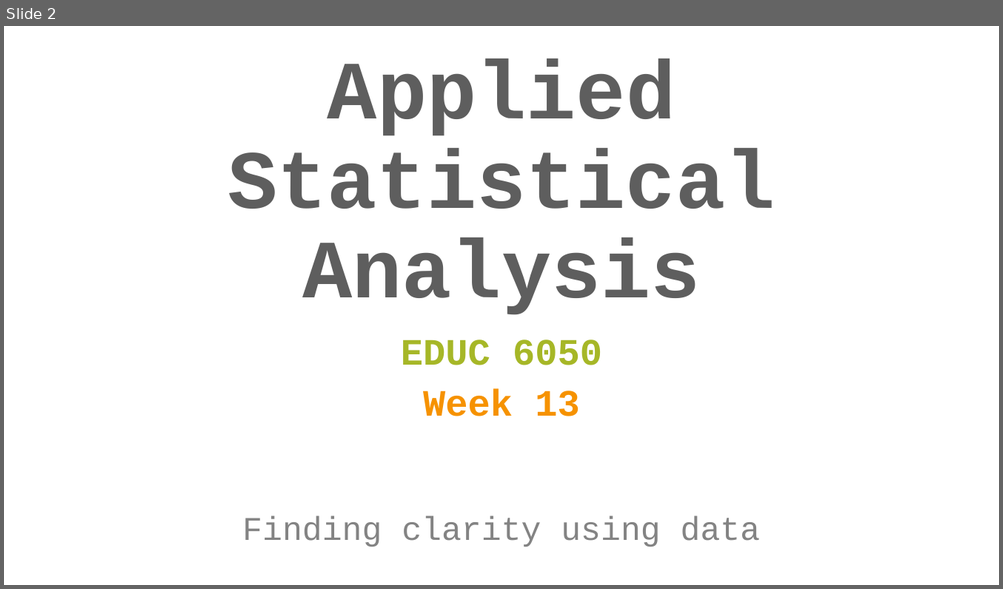
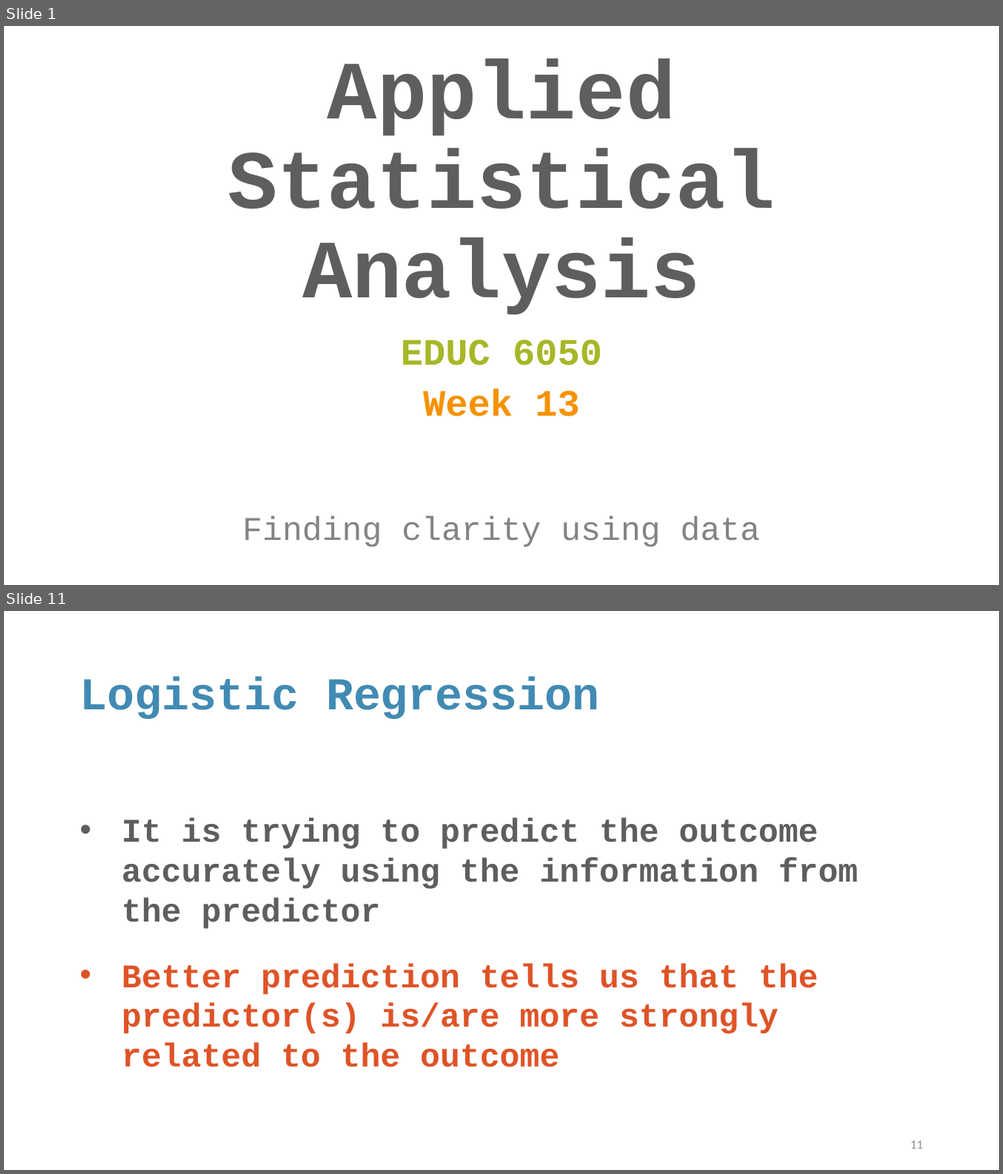
Before and after one commit to TysonStanley/EDU-6050, a slide deck: Slides/13_EDUC_6050_2018.pptx. Shown one above the other, each under a label of ours: slide 2 before the commit, slides 1 and 11 after it; the slides between them are not shown. The pictures are 1003x589 and 1003x1174 pixels, drawn with LibreOffice and Linux fonts; fonts in the diff are those of the drawing. Boxes give left, top, right and bottom in pixels: in the first picture for what was removed or moved away, otherwise in the second. Text is boxed around its words. In the diff, an @@ line names an element or a change of style, - is before the commit and + after.

```diff
--- a/Slides/13_EDUC_6050_2018.pptx
+++ b/Slides/13_EDUC_6050_2018.pptx
@@ slide 11 added at [4,611,999,1170], background #FFFFFF @@
@@ title added at [79,677,600,719], 44 pt, text #418AB3, bold @@
+Logistic Regression
@@ text added at [122,818,858,1068], 32 pt, text #DF5327, bold @@
+• It is trying to predict the outcome accurately using the information from the predictor
+• Better prediction tells us that the predictor(s) is/are more strongly related to the outcome
@@ page number added at [910,1141,922,1149], 12 pt, text #8C8C8C @@
+11
@@ what was slide 2 is now slide 1 @@
```
Also in this commit, not shown: 48 other slides added, 6 slides removed, 3 other files.
